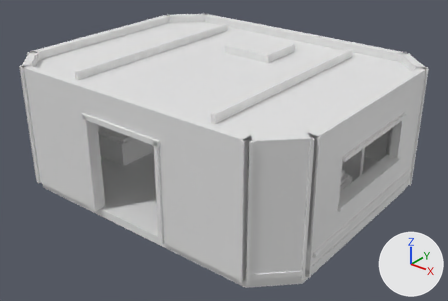
The OBJ model assets/tts/nereid-deep-r1-20261101/medical-isolation-roof.obj, before and after one commit.
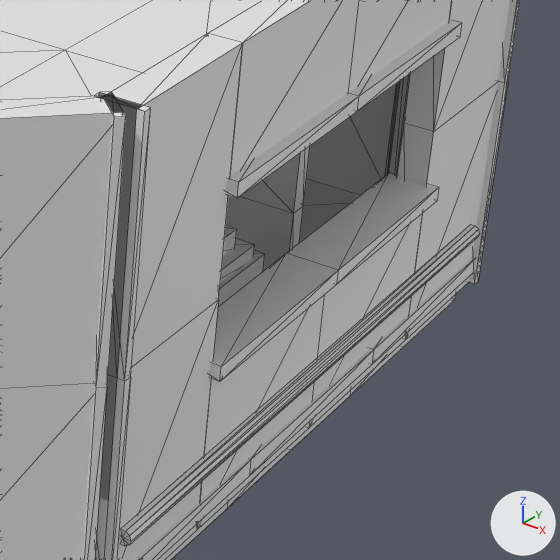
Old and new are each drawn whole from a camera (50 mm lens) standing at (11.21, -13.86, 9.38) and looking at (0.32, -0.25, 0.94) and again close up on the part from 62% to 97% of the width and 36% to 87% of the height. The axes (+X, +Y, +Z) are drawn at lower right. The lights are the same throughout. The older version's two pictures come first. The close-ups show mesh edges as thin lines. Where no turn or scale is listed for an object, it has been applied to the vertices.

In view in the first close-up: 'medical-isolation-roof'.
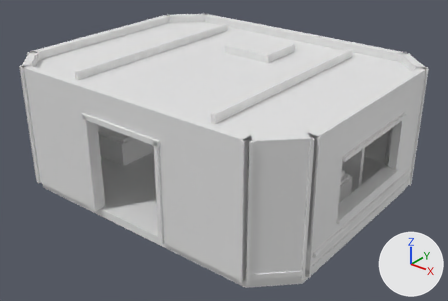
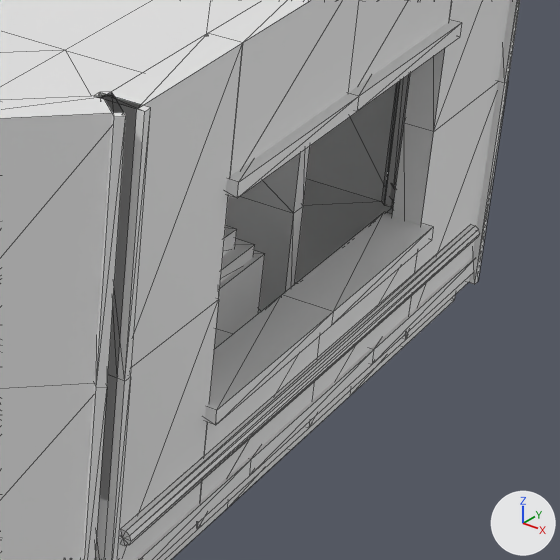
What differs and where, as boxes (x1, y1, x2, y2) in the close-ups (560 x 560 px; the box of a moved part takes in the faces that stretch with it):
part 1 of me_medical_isolation_roof, moved or reshaped: before (209, 173, 439, 382); after (205, 212, 433, 425)
part 2 of me_medical_isolation_roof, moved or reshaped: before (197, 213, 423, 530); after (197, 252, 418, 530)

The change in detail:
me_medical_isolation_roof has 1036 vertices, 1772 faces and spans x -5.21..5.21, y -4.19..4.19, z -0.25..3.75.
me_medical_isolation_roof is used by ob_medical_isolation_roof; location (0.0, 0.0, 0.0).
Before the commit, vertices of me_medical_isolation_roof: 546 (5.12, -1.7, 1.35), 547 (5.12, 0.0, 1.35), 549 (5.12, 1.7, 1.35), 551 (4.88, 0.0, 1.35), 552 (4.88, -1.7, 1.35).
Before the commit, vertices of me_medical_isolation_roof: 553 (4.88, 1.7, 1.35).
me_medical_isolation_roof part 1: the loose piece of 12 vertices spanning x 4.79..5.21, y -1.74..1.74, z 1.28..1.4 is moved by (0.0, 0.0, -0.35).
Part 2, on me_medical_isolation_roof:
Vertices 546, 547, 549, 551, 552, 553 of me_medical_isolation_roof move by (0.0, 0.0, -0.35).
